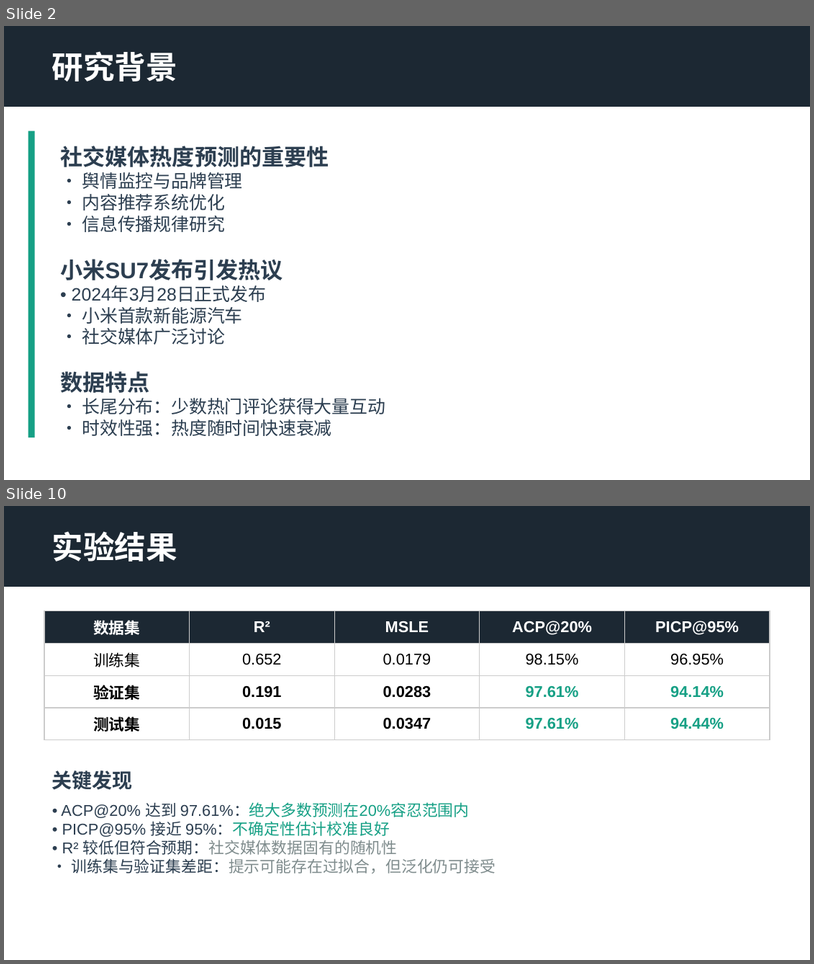
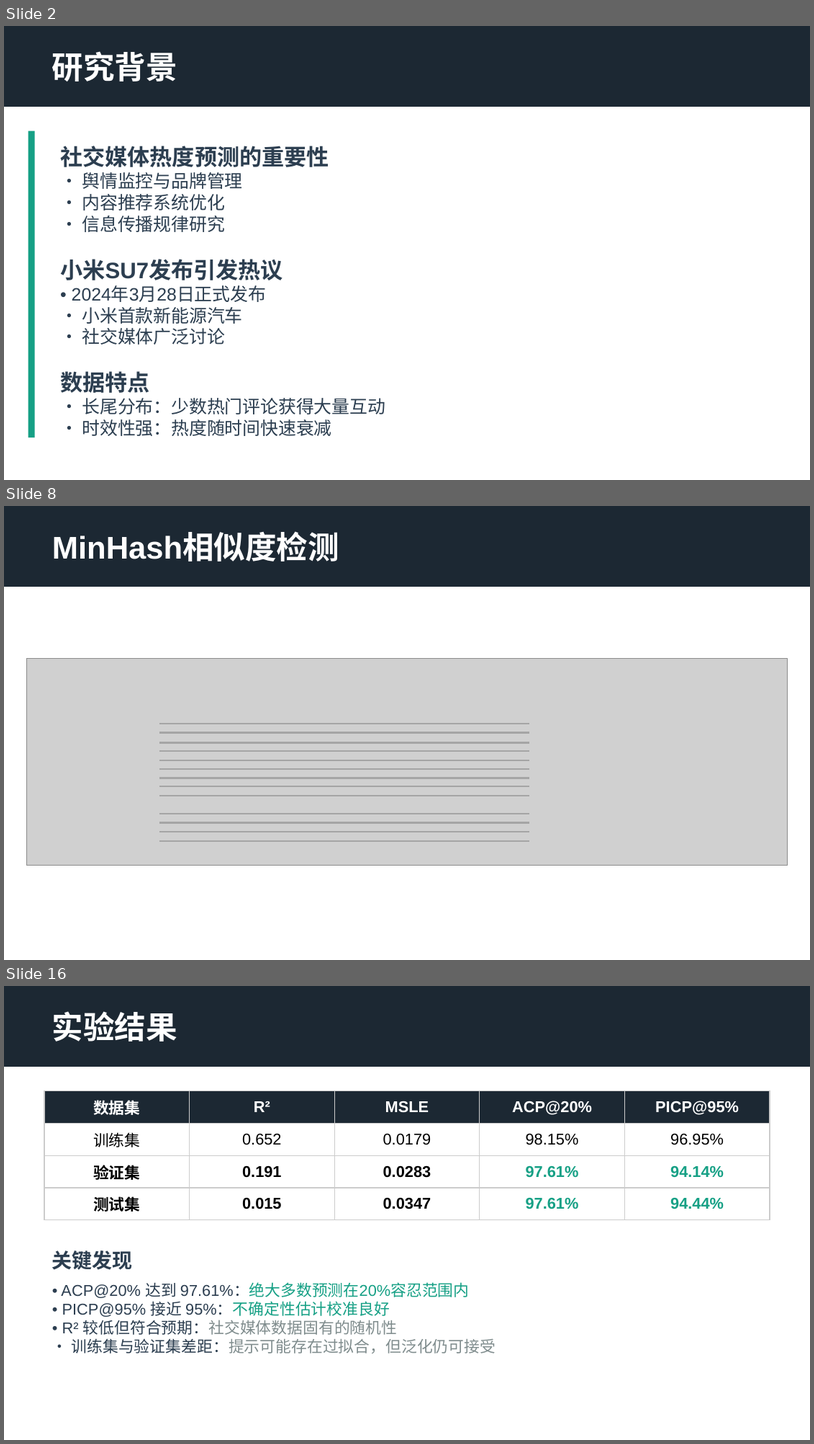
Before and after one commit to LJK666666666/LLM_SU7, a slide deck: presentation/presentation.pptx. Shown one above the other, each under a label of ours: slides 2 and 10 before the commit, slides 2, 8 and 16 after it; the slides between them are not shown. The pictures are 814x964 and 814x1444 pixels, drawn with LibreOffice and Linux fonts; fonts in the diff are those of the drawing; grey boxes stand for pictures. Boxes give left, top, right and bottom in pixels: in the first picture for what was removed or moved away, otherwise in the second. Text is boxed around its words. In the diff, an @@ line names an element or a change of style, - is before the commit and + after.

```diff
--- a/presentation/presentation.pptx
+++ b/presentation/presentation.pptx
@@ slide 8 added at (x1=4, y1=506, x2=810, y2=960), background #FFFFFF @@
@@ rectangle added at (x1=4, y1=506, x2=810, y2=587), fill #1C2833 @@
@@ text added at (x1=52, y1=533, x2=340, y2=561), 28 pt, text #FFFFFF, bold @@
+MinHash相似度检测
@@ picture added at (x1=26, y1=659, x2=787, y2=866) @@
@@ line added from (160, 723) to (530, 723), #A5A5A5 1.5 pt @@
@@ line added from (160, 733) to (530, 733), #A5A5A5 1.5 pt @@
@@ line added from (160, 742) to (530, 742), #A5A5A5 1.5 pt @@
@@ line added from (160, 750) to (530, 750), #A5A5A5 1.5 pt @@
@@ line added from (160, 760) to (530, 760), #A5A5A5 1.5 pt @@
@@ line added from (160, 769) to (530, 769), #A5A5A5 1.5 pt @@
@@ line added from (160, 777) to (530, 777), #A5A5A5 1.5 pt @@
@@ line added from (160, 786) to (530, 786), #A5A5A5 1.5 pt @@
@@ line added from (160, 795) to (530, 795), #A5A5A5 1.5 pt @@
@@ line added from (160, 813) to (530, 813), #A5A5A5 1.5 pt @@
@@ line added from (160, 822) to (530, 822), #A5A5A5 1.5 pt @@
@@ line added from (160, 831) to (530, 831), #A5A5A5 1.5 pt @@
@@ line added from (160, 841) to (530, 841), #A5A5A5 1.5 pt @@
@@ what was slide 10 is now slide 16 @@
```
Also in this commit, not shown: 8 slides changed, 5 other slides added, 3 other files.
